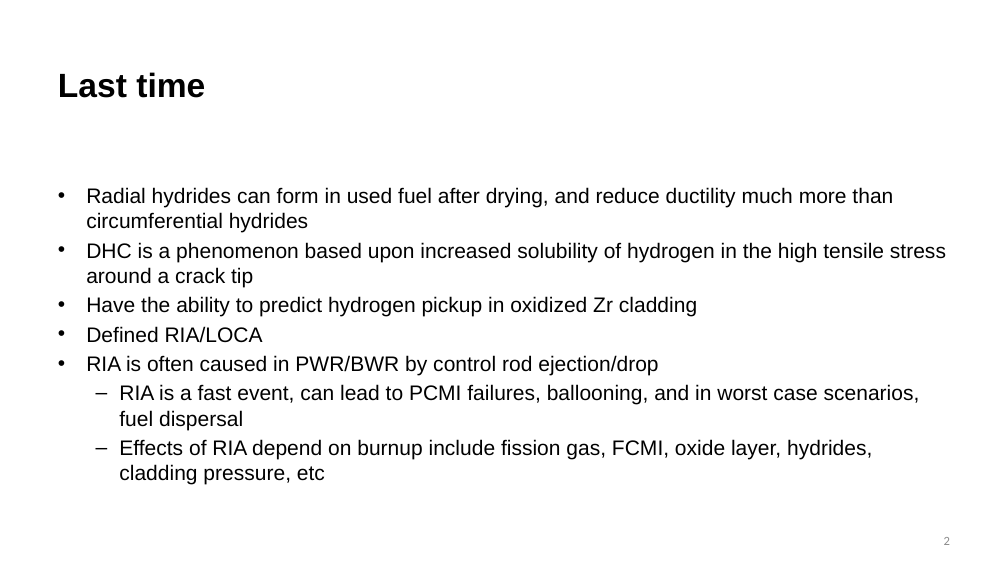
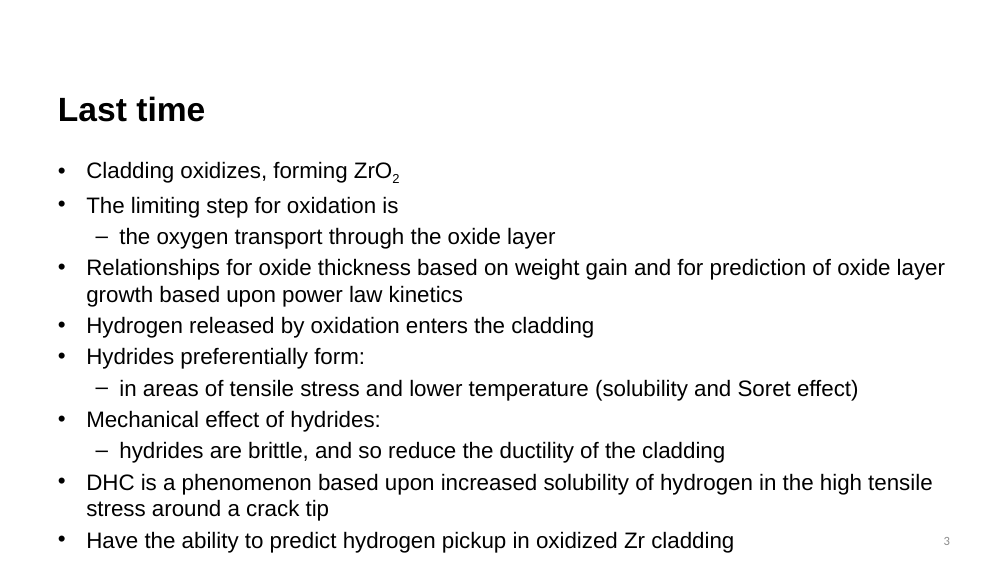
Before and after one commit to benbeeler/TEACHING, a slide deck: slide 3 of Nuclear_Fuel_Performance/NE533_Spring2026/Module4/Lec18_Accidents.pptx (slide 2 before the commit). Drawn at 1008x567 pixels with LibreOffice and Linux fonts; fonts in the diff are those of the drawing; background and template pictures are left out. Boxes give left, top, right and bottom in pixels: in the first picture for what was removed or moved away, otherwise in the second. Text is boxed around its words. In the diff, an @@ line names an element or a change of style, - is before the commit and + after.

```diff
--- a/Nuclear_Fuel_Performance/NE533_Spring2026/Module4/Lec18_Accidents.pptx
+++ b/Nuclear_Fuel_Performance/NE533_Spring2026/Module4/Lec18_Accidents.pptx
@@ title "Last time": place and size @@
-title "Last time" at [58, 72, 205, 98]
+title "Last time" at [58, 96, 205, 122]
@@ text "Cladding oxidizes, forming ZrO2": place and size @@
-text "Cladding oxidizes, forming ZrO2" at [86, 187, 946, 485]
+text "Cladding oxidizes, forming ZrO2" at [86, 161, 945, 553]
@@ text at [86, 161, 945, 463]: text changed; size 20 to 21.3 pt @@
-• Radial hydrides can form in used fuel after drying, and reduce ductility much more than circumferential hydrides
+• Cladding oxidizes, forming ZrO2
+• The limiting step for oxidation is
+  – the oxygen transport through the oxide layer
+• Relationships for oxide thickness based on weight gain and for prediction of oxide layer growth based upon power law kinetics
+• Hydrogen released by oxidation enters the cladding
+• Hydrides preferentially form:
+  – in areas of tensile stress and lower temperature (solubility and Soret effect)
+• Mechanical effect of hydrides:
+  – hydrides are brittle, and so reduce the ductility of the cladding
@@ text at [86, 326, 920, 485]: paragraphs removed @@
-• Defined RIA/LOCA
-• RIA is often caused in PWR/BWR by control rod ejection/drop
-  – RIA is a fast event, can lead to PCMI failures, ballooning, and in worst case scenarios, fuel dispersal
-  – Effects of RIA depend on burnup include fission gas, FCMI, oxide layer, hydrides, cladding pressure, etc
@@ text at [86, 473, 932, 553]: size 20 to 21.3 pt in "DHC is a phenomenon based upon increased ...", "Have the ability to predict hydrogen pickup ..." @@
```
Also in this commit, not shown: 2 other slides changed, 25 slides added, 12 slides removed, 17 other files.
